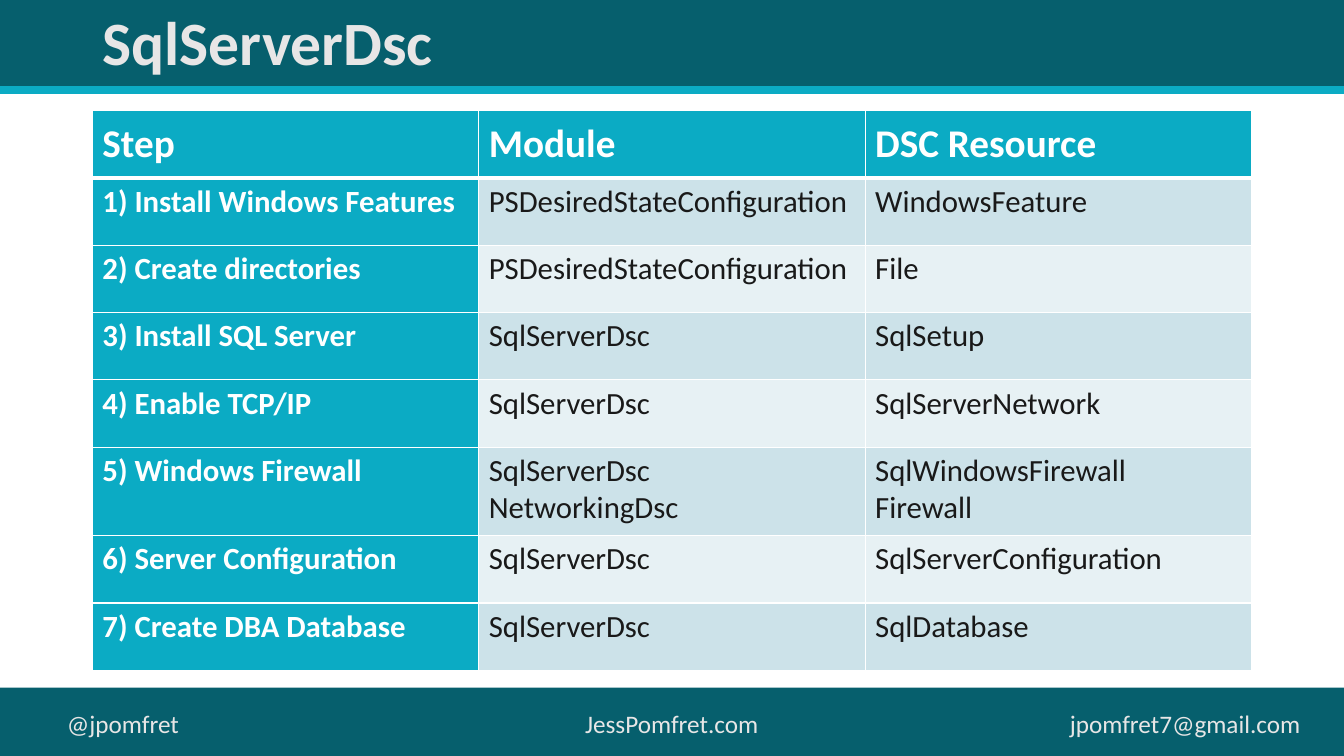
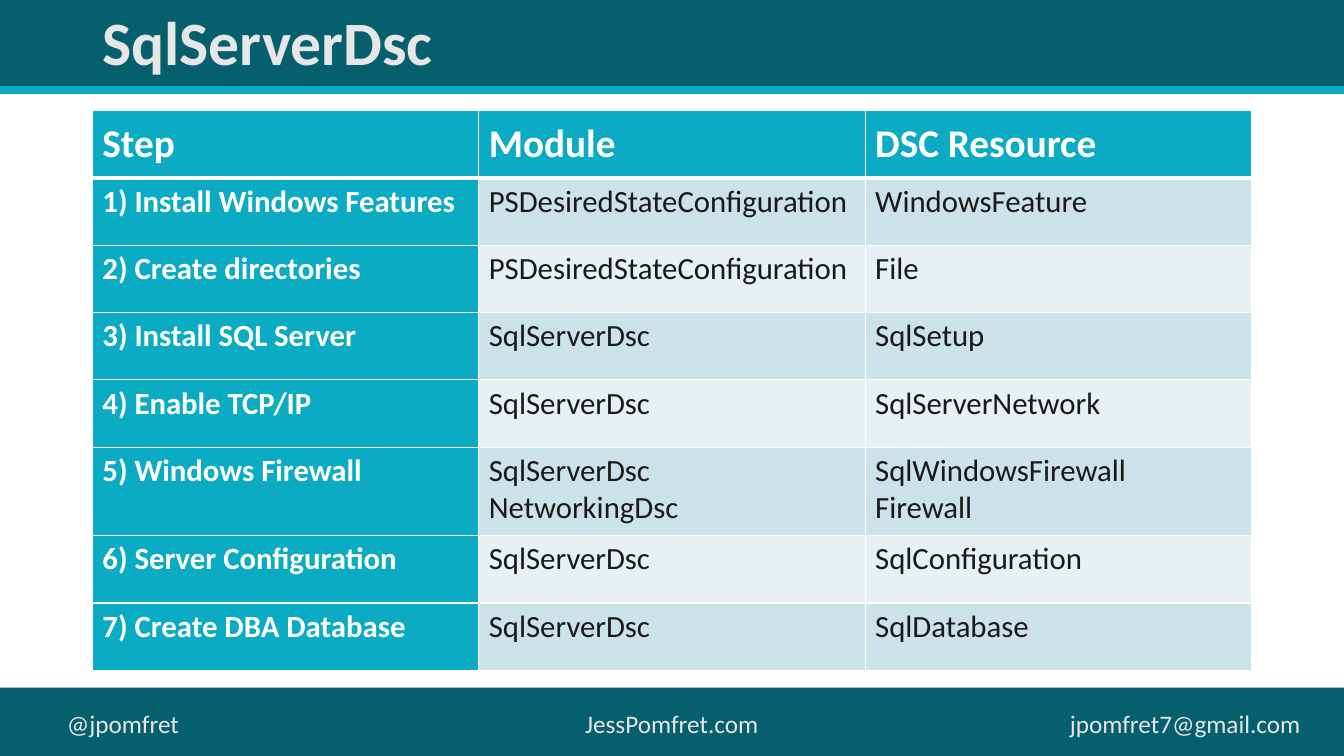
Before and after one commit to jpomfret/demos, a slide deck: slide 31 of DSC_SQLServer/Desired State Configuration.pptx. Drawn at 1344x756 pixels with LibreOffice and Linux fonts; fonts in the diff are those of the drawing; background and template pictures are left out. Boxes give left, top, right and bottom in pixels: in the first picture for what was removed or moved away, otherwise in the second. Text is boxed around its words. In the diff, an @@ line names an element or a change of style, - is before the commit and + after.

```diff
--- a/DSC_SQLServer/Desired State Configuration.pptx
+++ b/DSC_SQLServer/Desired State Configuration.pptx
@@ table at (93, 111, 1251, 670) @@
-row 7, column 3: SqlServerConfiguration
+row 7, column 3: SqlConfiguration
```
Also in this commit, not shown: 10 other files.
